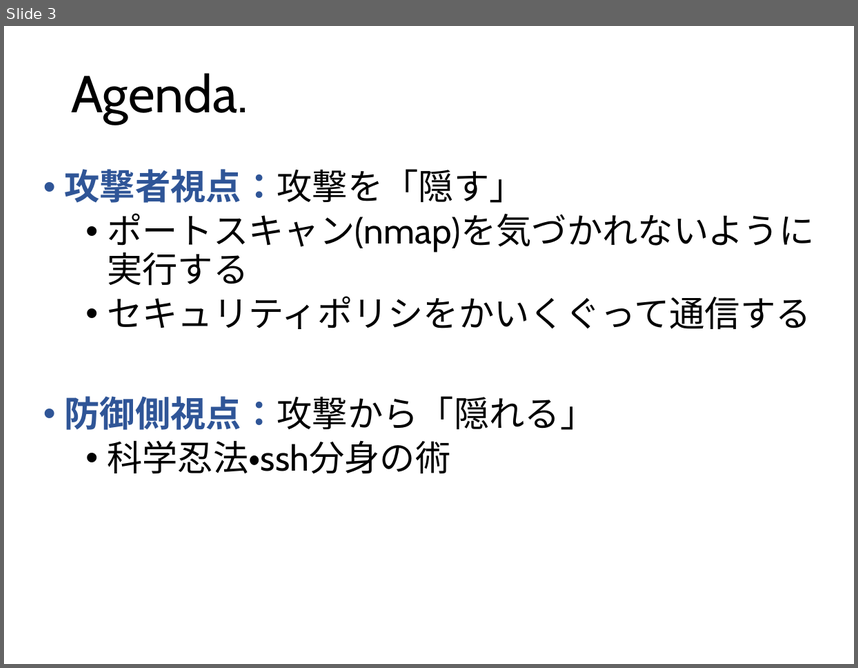
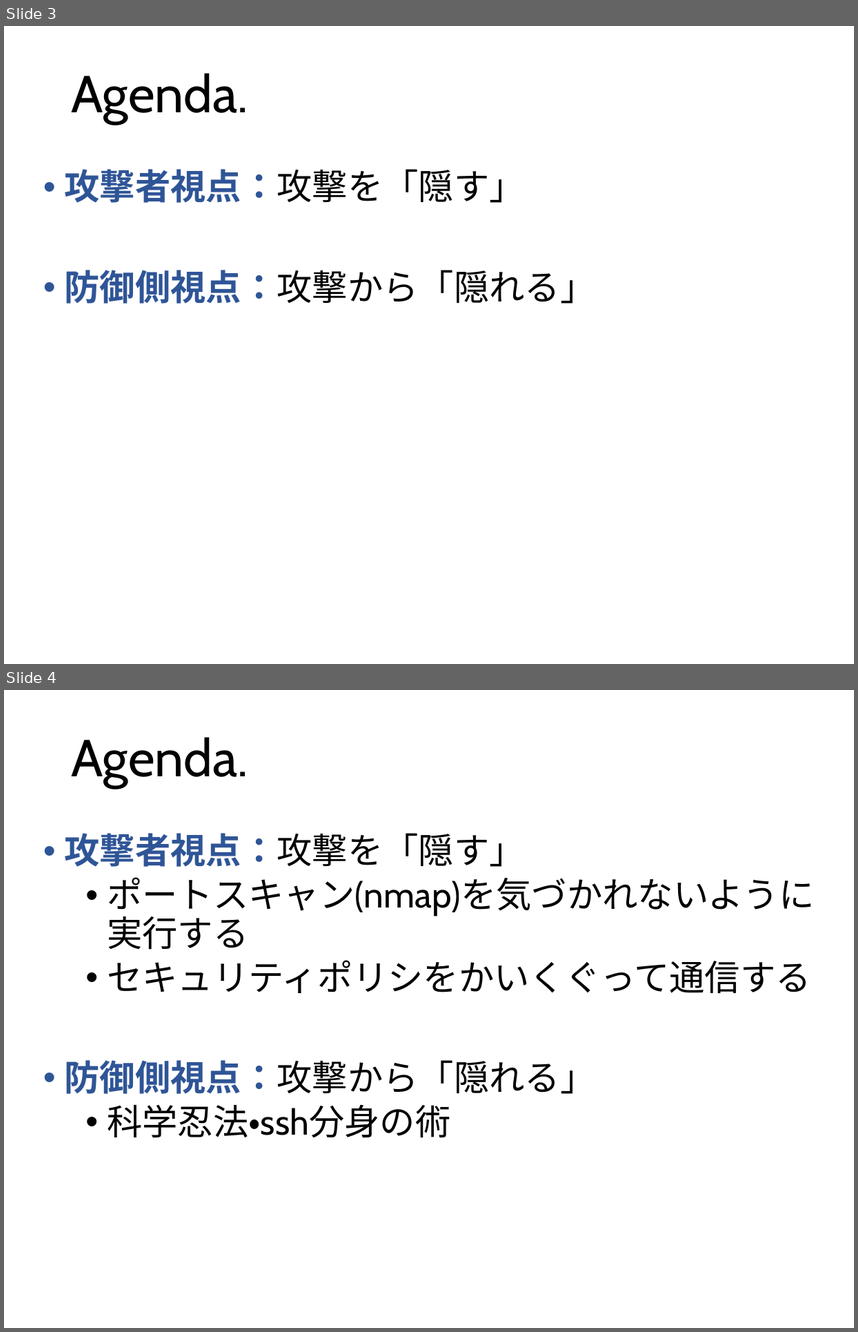
Before and after one commit to ozuma/sumida_sec, a slide deck: 2015-no.2/ppt/00_ozuma.pptx. Shown one above the other, each under a label of ours: slide 3 before the commit, slides 3 and 4 after it. The pictures are 858x668 and 858x1332 pixels, drawn with LibreOffice and Linux fonts; fonts in the diff are those of the drawing. Boxes give left, top, right and bottom in pixels: in the first picture for what was removed or moved away, otherwise in the second. Text is boxed around its words. In the diff, an @@ line names an element or a change of style, - is before the commit and + after.

```diff
--- a/2015-no.2/ppt/00_ozuma.pptx
+++ b/2015-no.2/ppt/00_ozuma.pptx
@@ slide 3 added at [4,26,854,664], background #FFFFFF @@
@@ title added at [71,73,248,123], 44 pt, text #000000 @@
+Agenda.
@@ text added at [65,169,596,303], 30 pt, text #000000 @@
+• 攻撃者視点：攻撃を「隠す」
+• 防御側視点：攻撃から「隠れる」
@@ what was slide 3 is now slide 4 @@
```
Also in this commit, not shown: 7 slides changed, 7 other slides added, 4 slides removed, 1 other file.
